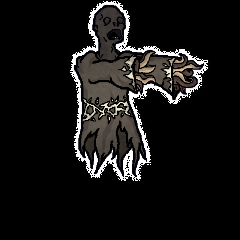
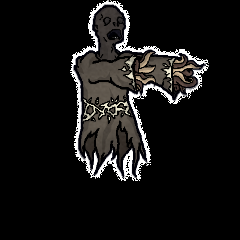
The second 240x240 image is a revision of the first. Changes to its layers:
painted on "diffuse" over [70, 0, 209, 181]
